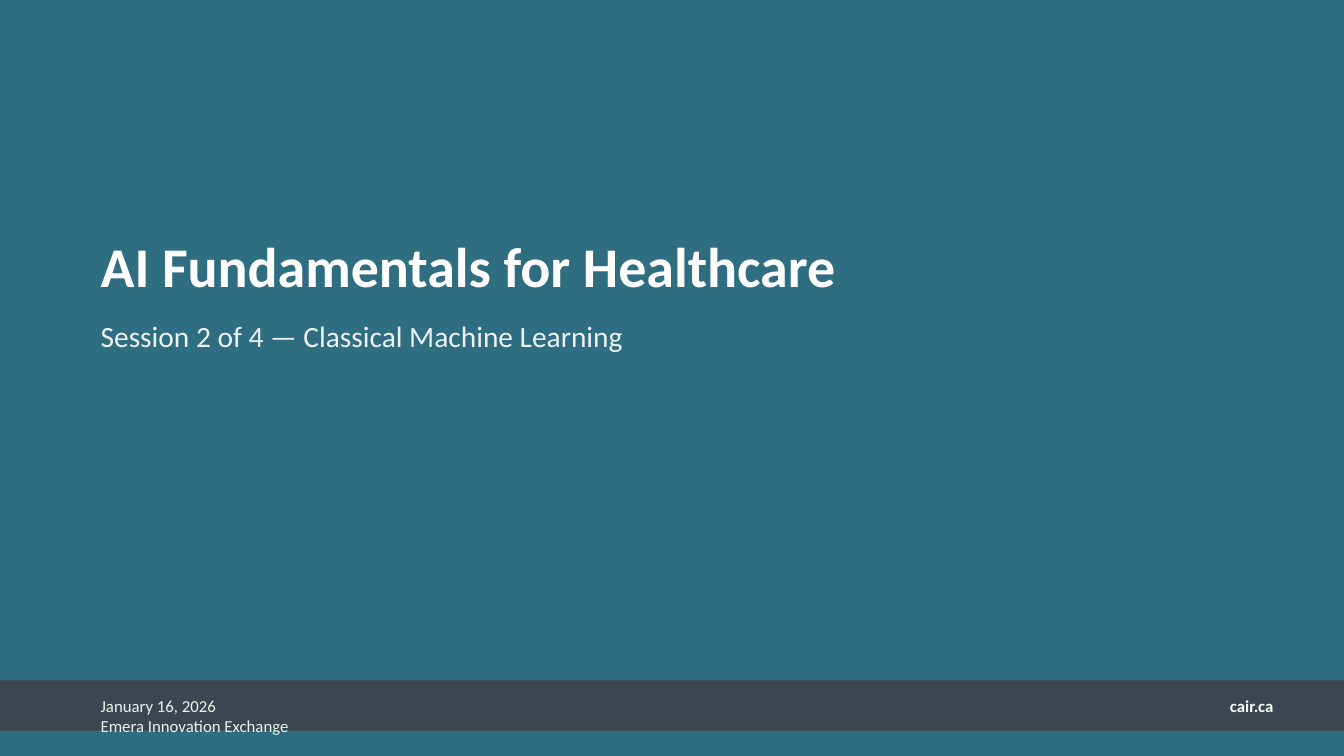
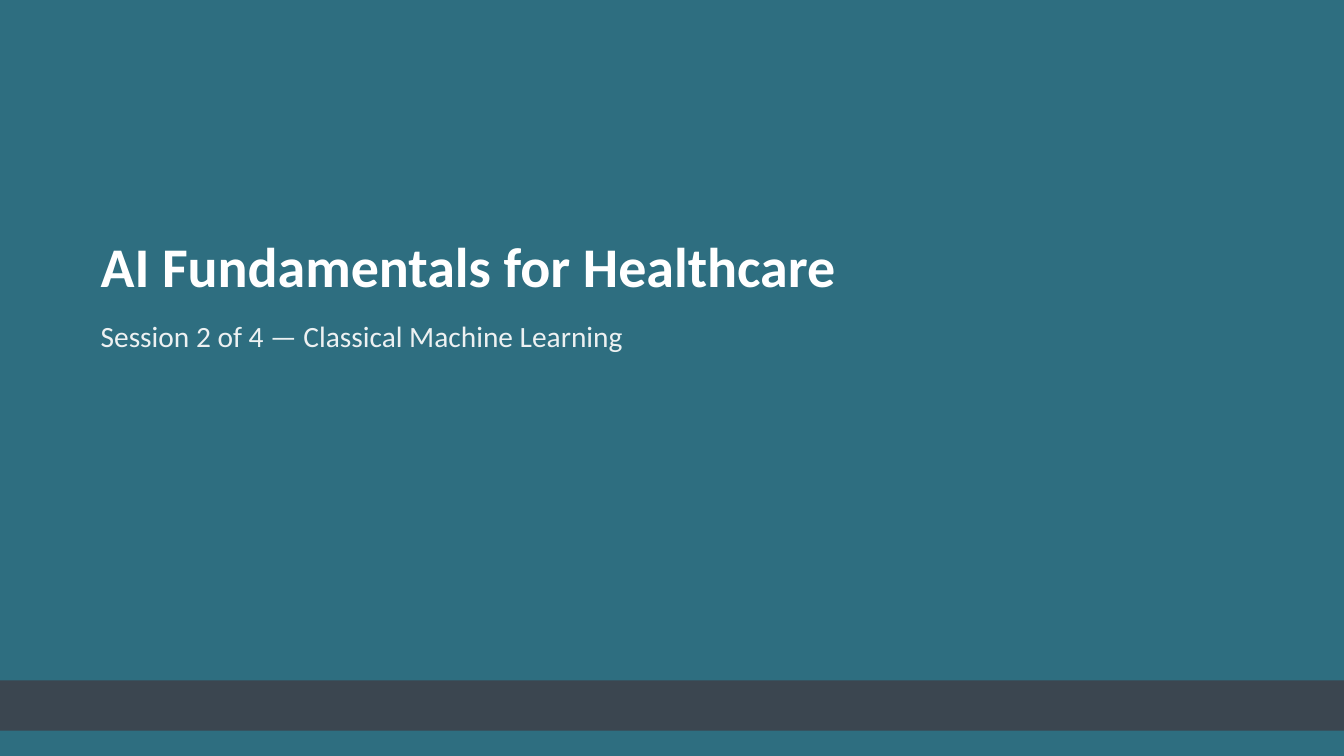
Before and after one commit to rgiffen/ai-fundamentals-healthcare, a slide deck: slide 1 of slides/AI Fundamentals for Healthcare - Session 2 - Classical Machine Learning.pptx. Drawn at 1344x756 pixels with LibreOffice and Linux fonts; fonts in the diff are those of the drawing. Boxes give left, top, right and bottom in pixels: in the first picture for what was removed or moved away, otherwise in the second. Text is boxed around its words. In the diff, an @@ line names an element or a change of style, - is before the commit and + after.

```diff
--- a/slides/AI Fundamentals for Healthcare - Session 2 - Classical Machine Learning.pptx
+++ b/slides/AI Fundamentals for Healthcare - Session 2 - Classical Machine Learning.pptx
@@ text removed at (101,700,288,735) @@
-January 16, 2026
-Emera Innovation Exchange
@@ text removed at (1230,700,1273,712) @@
-cair.ca
```
Also in this commit, not shown: 1 other slide changed, 1 slide removed, 5 other files.
